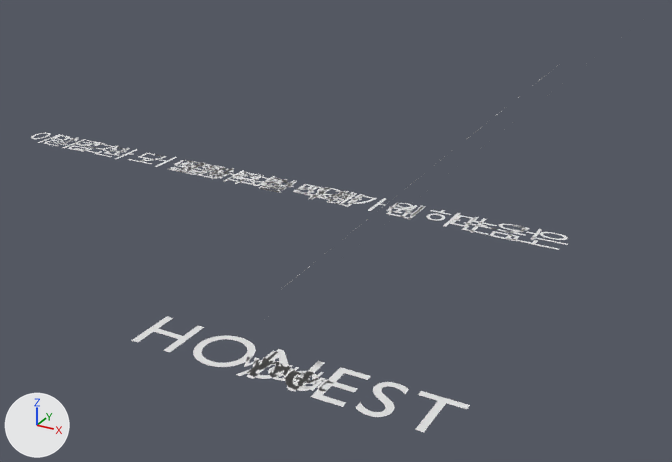
A saved change to the Blender file love.blend.
One viewpoint serves both versions: a 50 mm camera at (18.0, -28.4, 16.1) aimed at (2.2, 0.2, 1.8). Every picture has the same lights, and +X, +Y and +Z are marked at lower left. Text is drawn in Blender's own font.

Names of what the first picture shows: '11honest', '3dalkomhan', '5apadolado'.
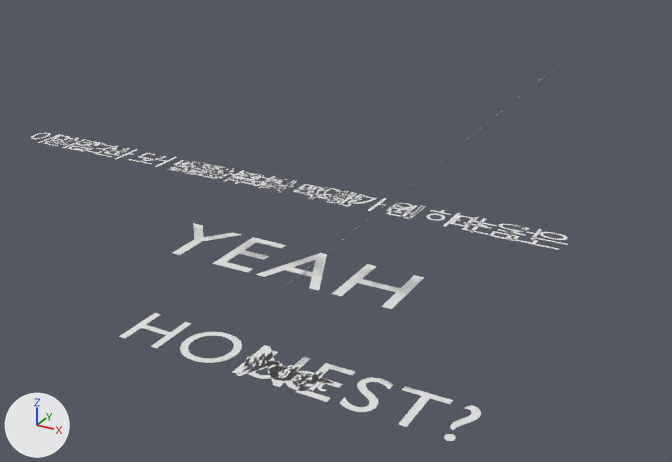
Where the change shows, as pixel boxes [x1, y1, x2, y2] in the pictures (672 x 462 px):
'11honest', text changed
    before: [131, 316, 470, 432]
    after: [119, 313, 481, 441]
'yeah', added
    after: [172, 223, 424, 309]

Diff of the bpy script that builds the scene:
```diff
--- a/love.blend.py
+++ b/love.blend.py
@@ txt_text_306 @@
 txt_text_306 = bpy.data.curves.new('Text.306', 'FONT')
-txt_text_306.body = 'HONEST'
+txt_text_306.body = 'HONEST?'
 txt_text_306.align_x = 'CENTER'
@@ txt_text_109 @@
+txt_text_109 = bpy.data.curves.new('Text.109', 'FONT')
+txt_text_109.body = 'YEAH'
+txt_text_109.align_x = 'CENTER'
+txt_text_109.align_y = 'CENTER'
+txt_text_109.size = 2.86
+txt_text_109.space_character = 1.1
@@ ob_yeah @@
+ob_yeah = bpy.data.objects.new('yeah', txt_text_109)
+ob_yeah.location = (0.0, 0.0, 0.0)
+ob_yeah.scale = (1.5, 1.5, 1.5)
```
